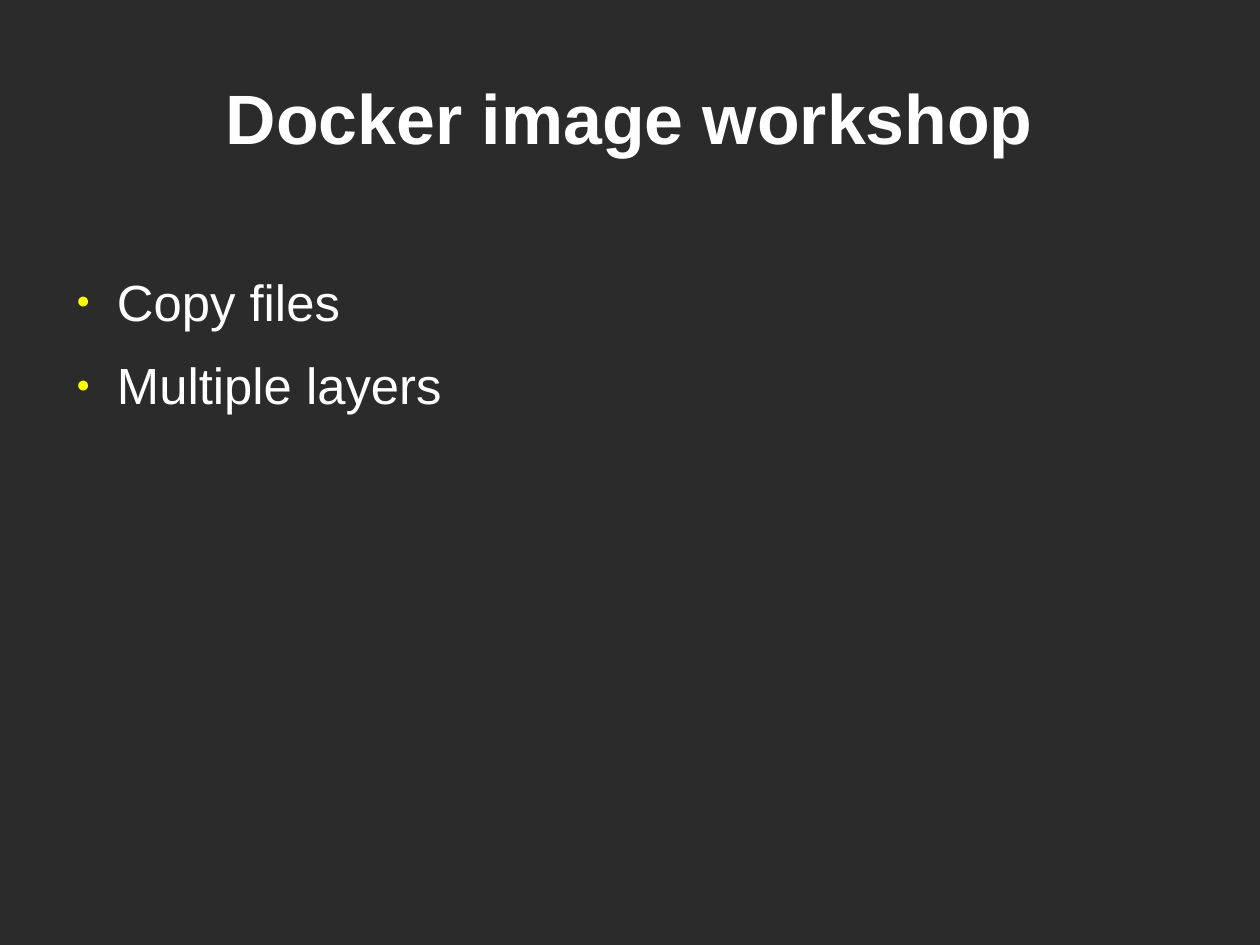
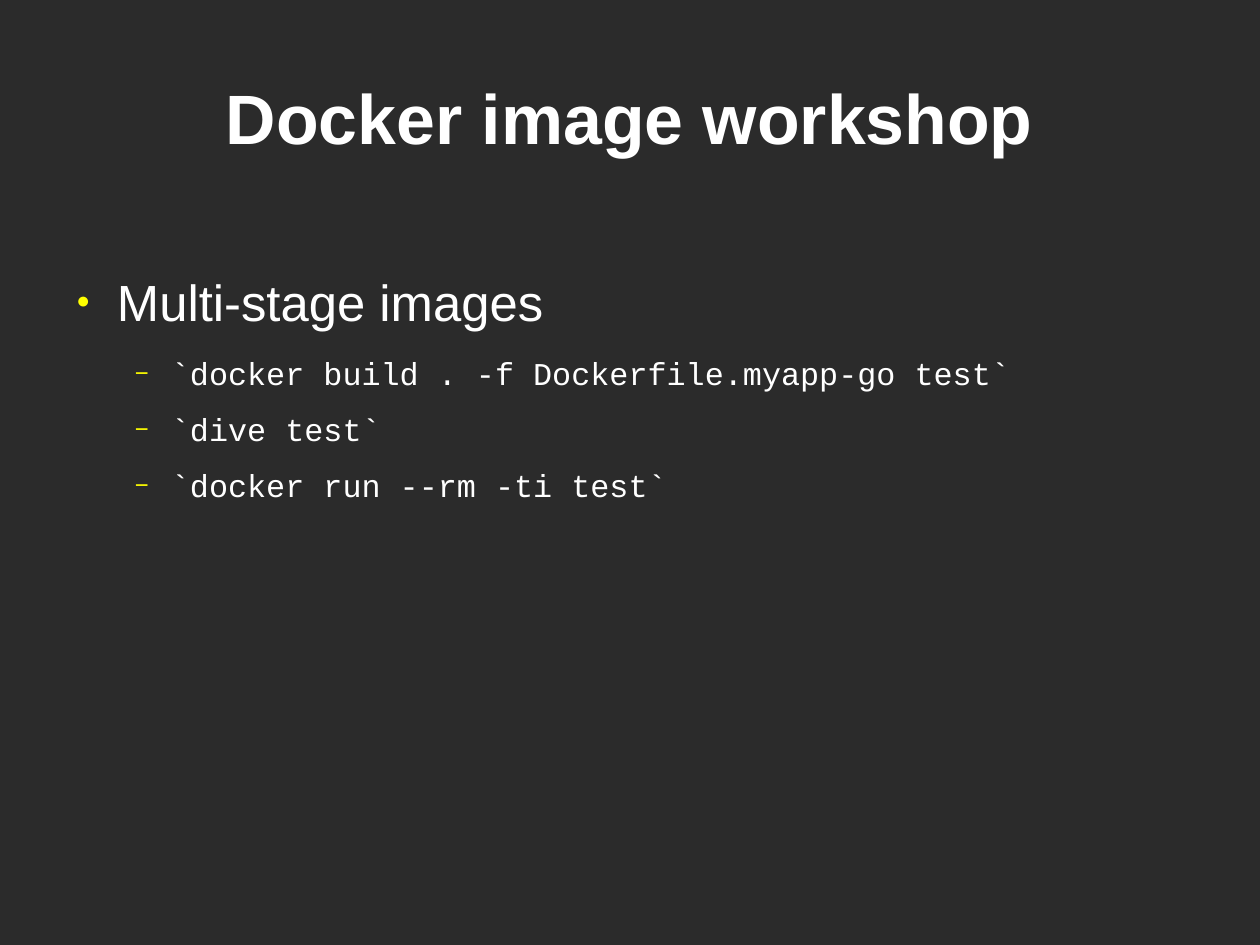
Before and after one commit to showmethehello/mit-docker-talk, a slide deck: slide 9 of docker.odp (slide 7 before the commit). Drawn at 1260x945 pixels with LibreOffice and Linux fonts; fonts in the diff are those of the drawing; background and template pictures are left out; a plain dark background stands for a picture behind light text. Boxes give left, top, right and bottom in pixels: in the first picture for what was removed or moved away, otherwise in the second. Text is boxed around its words. In the diff, an @@ line names an element or a change of style, - is before the commit and + after.

```diff
--- a/docker.odp
+++ b/docker.odp
@@ text at [117,284,1010,498]: text changed; size 32 to 20 pt; font Arial to Courier New @@
-● Copy files
-● Multiple layers
+● Multi-stage images
+  − `docker build . -f Dockerfile.myapp-go test`
+  − `dive test`
+  − `docker run --rm -ti test`
```
Also in this commit, not shown: 1 other slide changed, 6 slides added.
